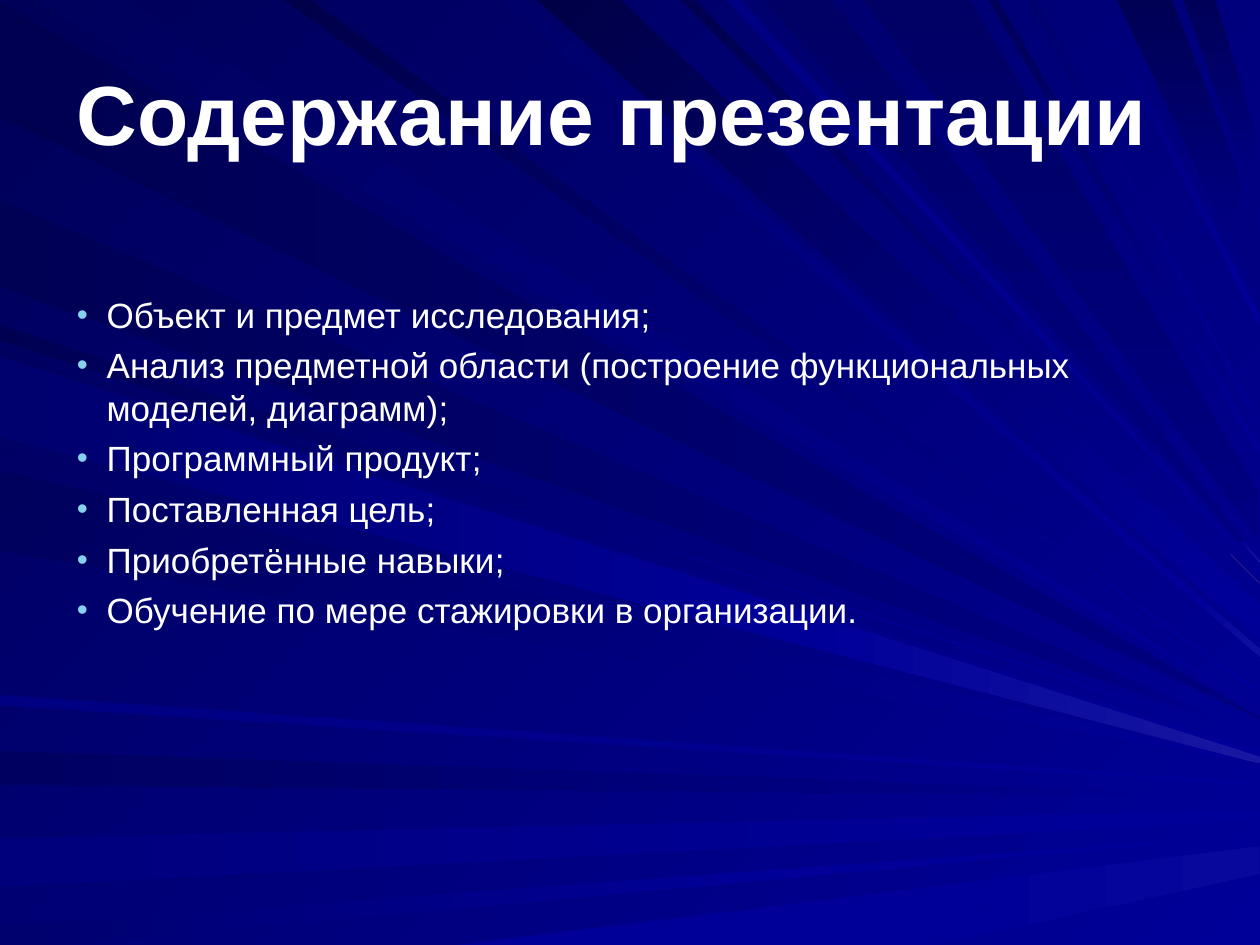
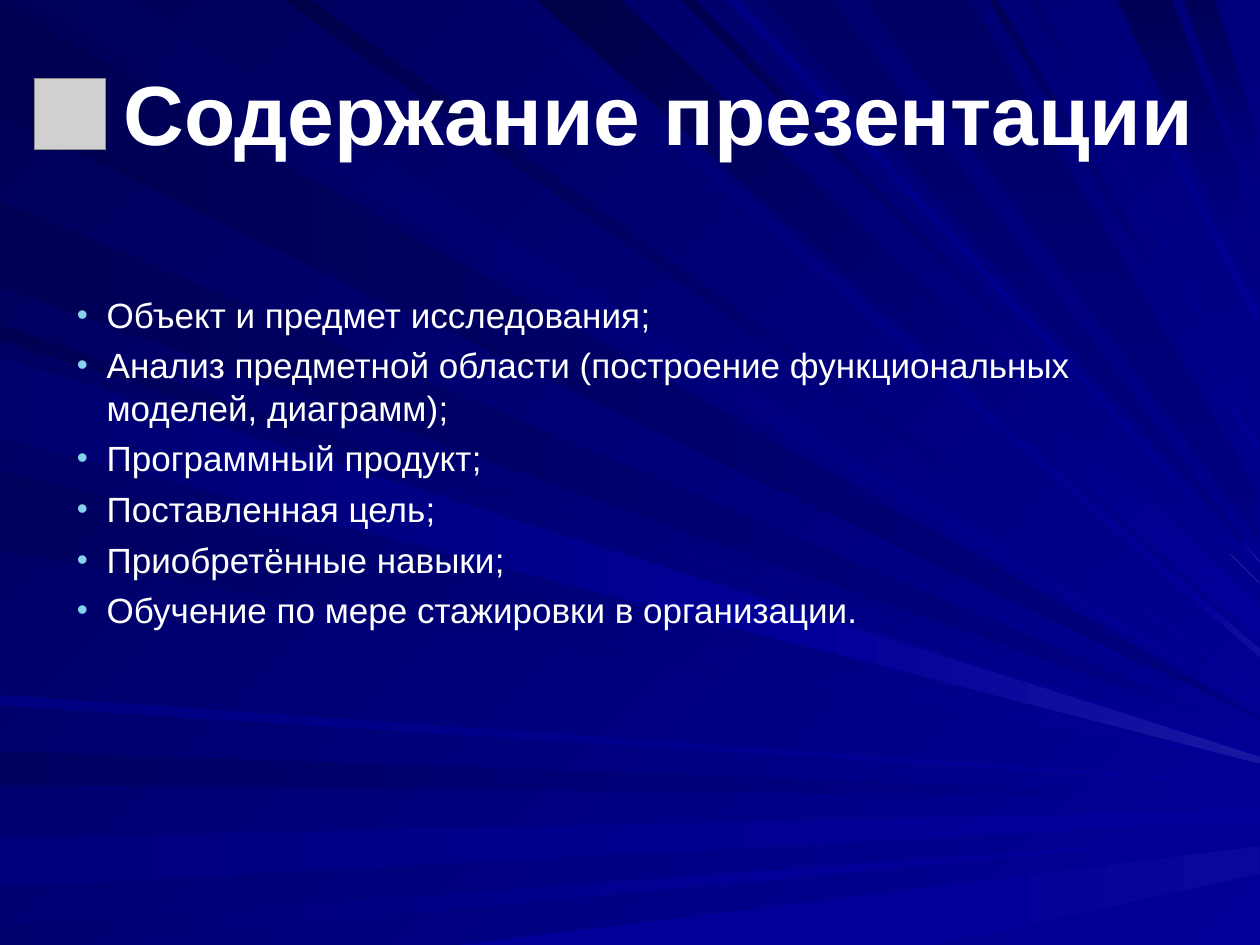
Before and after one commit to ch1-ppa/tagiev_pp, a slide deck: slide 2 of презентация.ppt. Drawn at 1260x945 pixels with LibreOffice and Linux fonts; fonts in the diff are those of the drawing; grey boxes stand for pictures; background and template pictures are left out. Boxes give left, top, right and bottom in pixels: in the first picture for what was removed or moved away, otherwise in the second. Text is boxed around its words. In the diff, an @@ line names an element or a change of style, - is before the commit and + after.

```diff
--- a/презентация.ppt
+++ b/презентация.ppt
@@ text "Содержание презентации" rewrapped from [77, 86, 1146, 630] to [107, 86, 1193, 630] @@
@@ picture added at [35, 79, 106, 150] @@
```
Also in this commit, not shown: 4 other slides changed, 1 other file.
